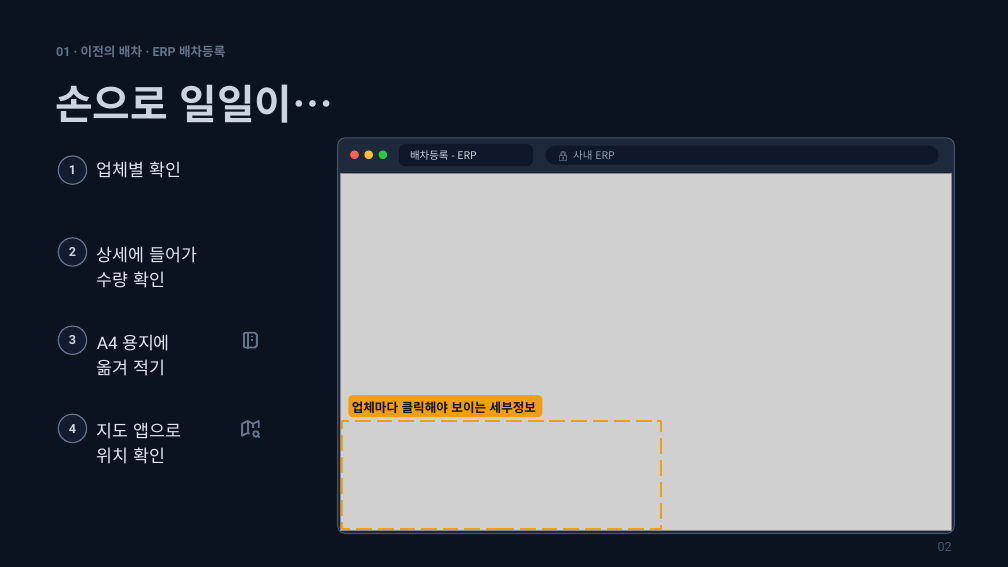
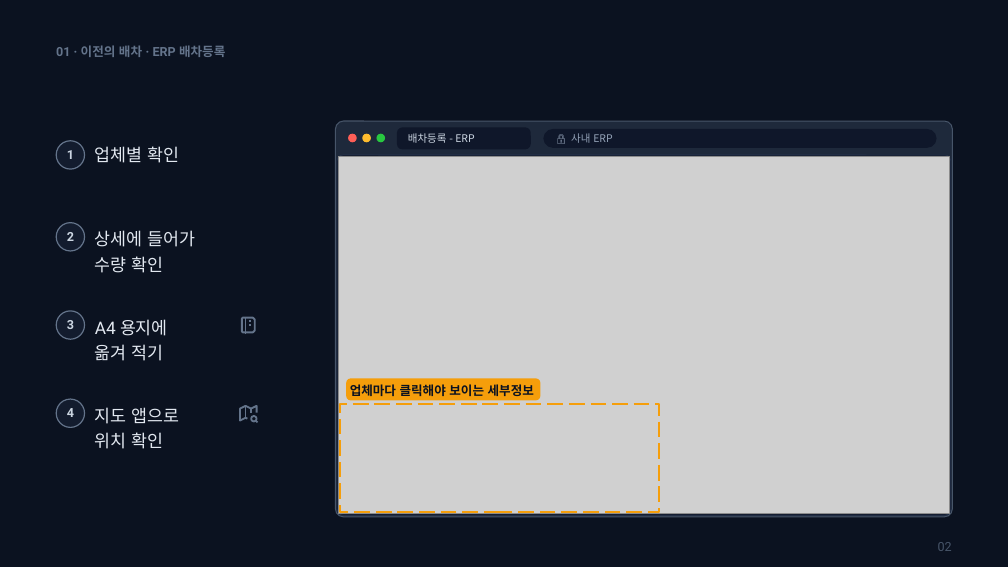
Before and after one commit to carssum82/yerim-easy, a slide deck: slide 2 of 발표자료/최종_다크_13장_완성.pptx. Drawn at 1008x567 pixels with LibreOffice and Linux fonts; fonts in the diff are those of the drawing; grey boxes stand for pictures. Boxes give left, top, right and bottom in pixels: in the first picture for what was removed or moved away, otherwise in the second. Text is boxed around its words. In the diff, an @@ line names an element or a change of style, - is before the commit and + after.

```diff
--- a/발표자료/최종_다크_13장_완성.pptx
+++ b/발표자료/최종_다크_13장_완성.pptx
@@ text removed at bbox=[55, 84, 334, 123] @@
-손으로 일일이…
@@ 9 texts, 8 freeform shapes, 7 ellipses, 3 rounded rectangles, 1 picture, 1 rectangle: place and size @@
-9 texts, 8 freeform shapes, 7 ellipses, 3 rounded rectangles, 1 picture, 1 rectangle at bbox=[58, 138, 955, 534]
+9 texts, 8 freeform shapes, 7 ellipses, 3 rounded rectangles, 1 picture, 1 rectangle at bbox=[56, 121, 953, 517]
@@ rounded rectangle: place and size @@
-rounded rectangle at bbox=[340, 172, 954, 532]
+rounded rectangle at bbox=[337, 155, 951, 516]
@@ rounded rectangle: place and size @@
-rounded rectangle at bbox=[349, 395, 543, 417]
+rounded rectangle at bbox=[346, 379, 541, 401]
```
Also in this commit, not shown: 9 other slides changed, 2 other files.
